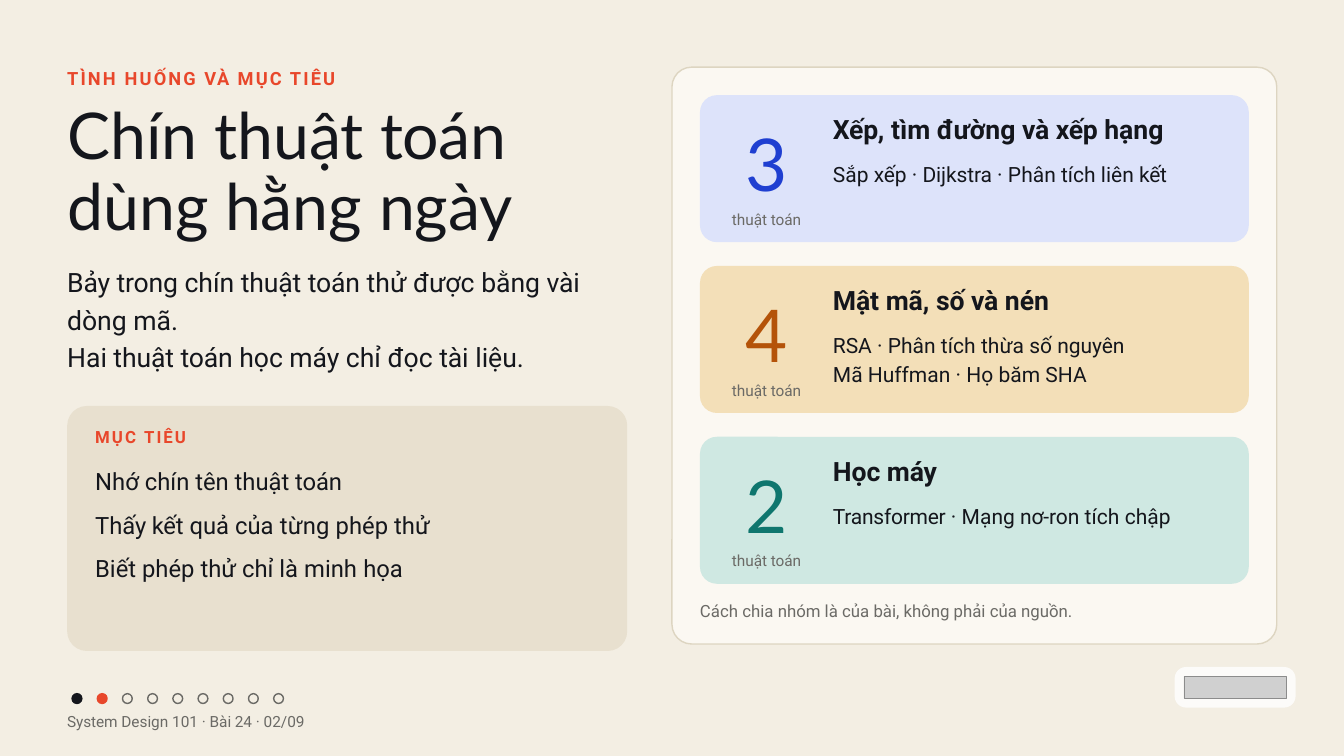
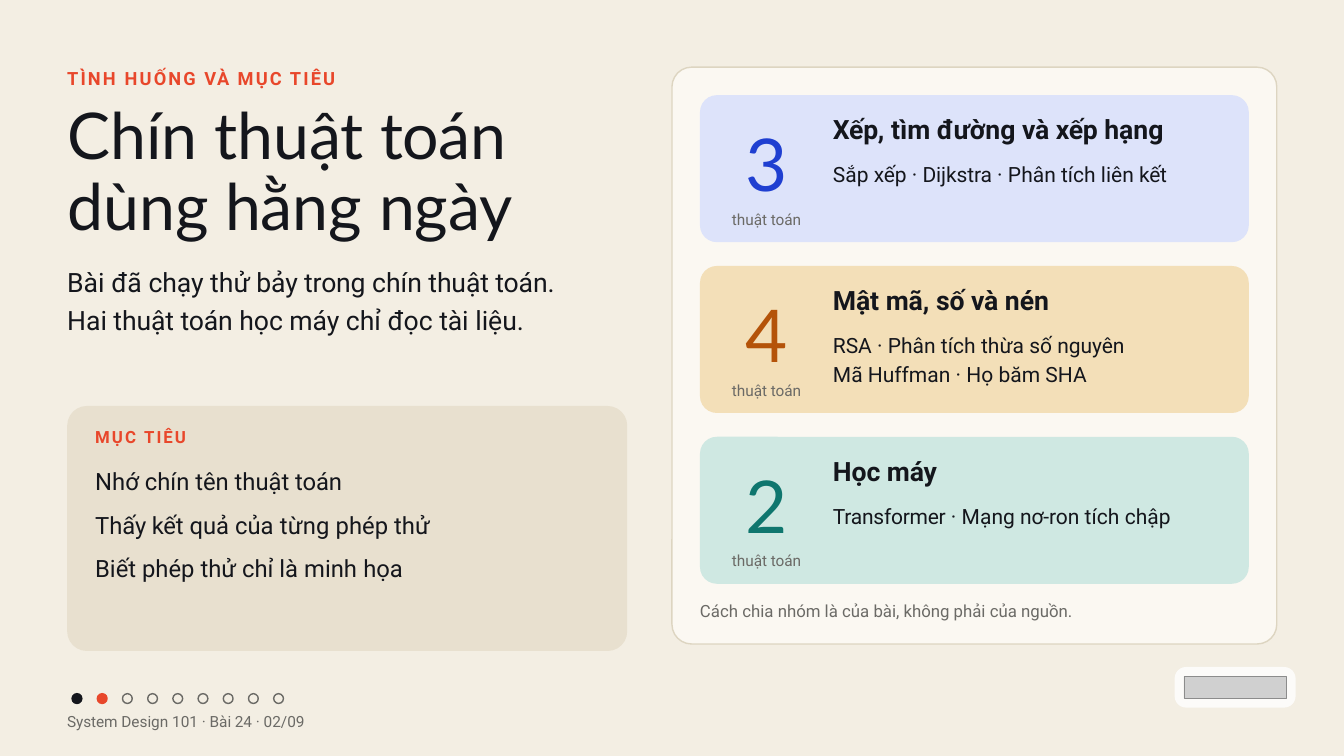
Before and after one commit to vohoailinh90/tool-marketing-studio, a slide deck: slide 2 of system-design-101/vi/lessons/sd-10-024/slides/sd-10-024.pptx. Drawn at 1344x756 pixels with LibreOffice and Linux fonts; fonts in the diff are those of the drawing; grey boxes stand for pictures. Boxes give left, top, right and bottom in pixels: in the first picture for what was removed or moved away, otherwise in the second. Text is boxed around its words. In the diff, an @@ line names an element or a change of style, - is before the commit and + after.

```diff
--- a/system-design-101/vi/lessons/sd-10-024/slides/sd-10-024.pptx
+++ b/system-design-101/vi/lessons/sd-10-024/slides/sd-10-024.pptx
@@ text at (x1=67, y1=270, x2=554, y2=298): text changed @@
-Bảy trong chín thuật toán thử được bằng vài dòng mã.
+Bài đã chạy thử bảy trong chín thuật toán.
```
Also in this commit, not shown: 6 other files.
